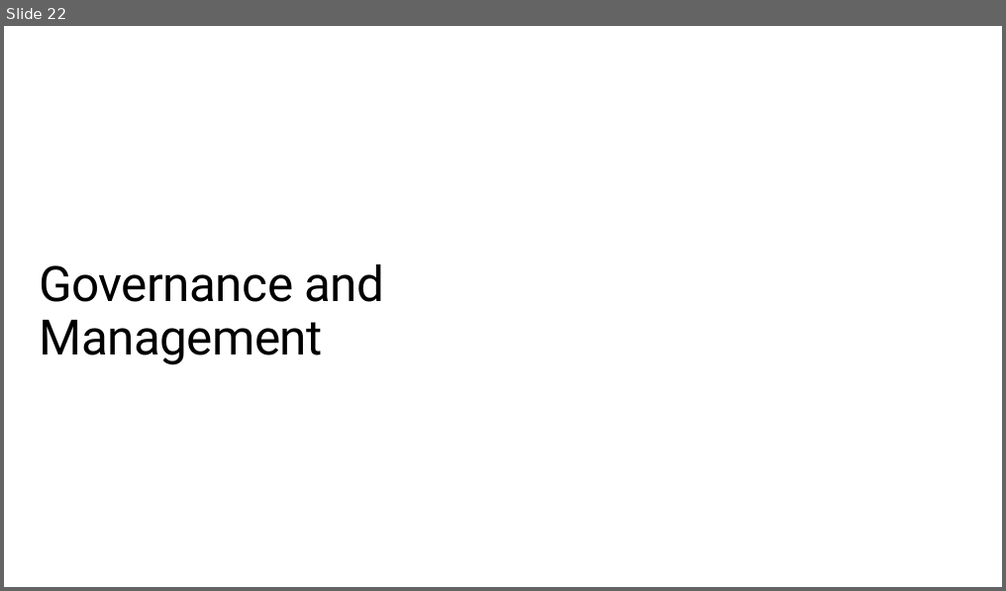
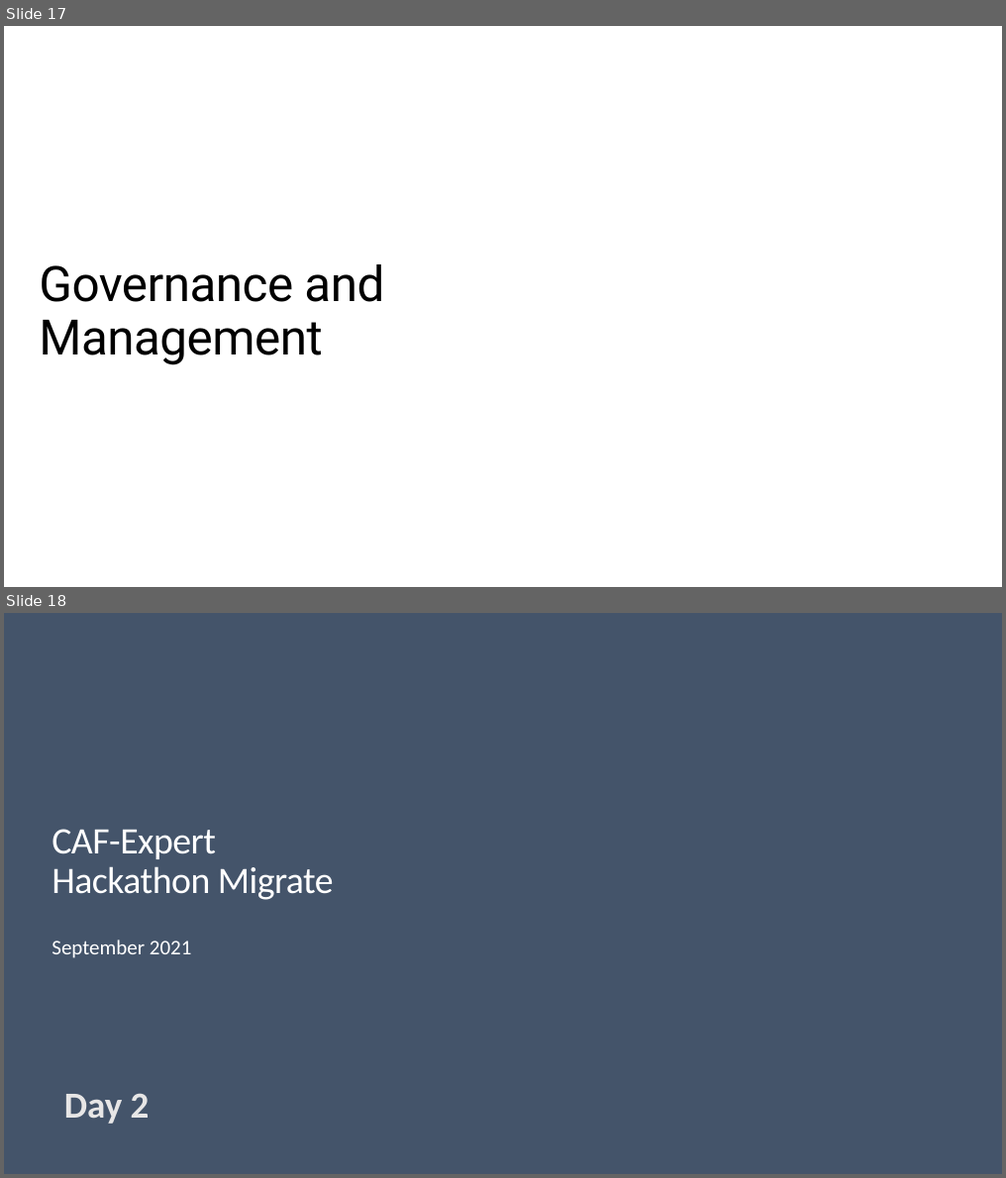
Before and after one commit to caf-expert/CAF-Hackathon-Migration, a slide deck: sources/WalkingDeck-CAF-Migrate.pptx. Shown one above the other, each under a label of ours: slide 22 before the commit, slides 17 and 18 after it. The pictures are 1006x591 and 1006x1178 pixels, drawn with LibreOffice and Linux fonts; fonts in the diff are those of the drawing; background and template pictures are left out. Boxes give left, top, right and bottom in pixels: in the first picture for what was removed or moved away, otherwise in the second. Text is boxed around its words. In the diff, an @@ line names an element or a change of style, - is before the commit and + after.

```diff
--- a/sources/WalkingDeck-CAF-Migrate.pptx
+++ b/sources/WalkingDeck-CAF-Migrate.pptx
@@ slide 18 added at [4, 613, 1002, 1174], background #44546A @@
@@ title added at [52, 829, 334, 900], 36.7 pt, text #FFFFFF @@
+CAF-Expert
+Hackathon Migrate
@@ text added at [52, 940, 192, 959], 20.4 pt, text #FFFFFF @@
+September 2021
@@ text added at [64, 1093, 150, 1124], 36 pt, text #E7E6E6, bold @@
+Day 2
@@ what was slide 22 is now slide 17 @@
```
Also in this commit, not shown: 2 slides changed, 1 other slide added, 2 slides removed, 2 other files.
